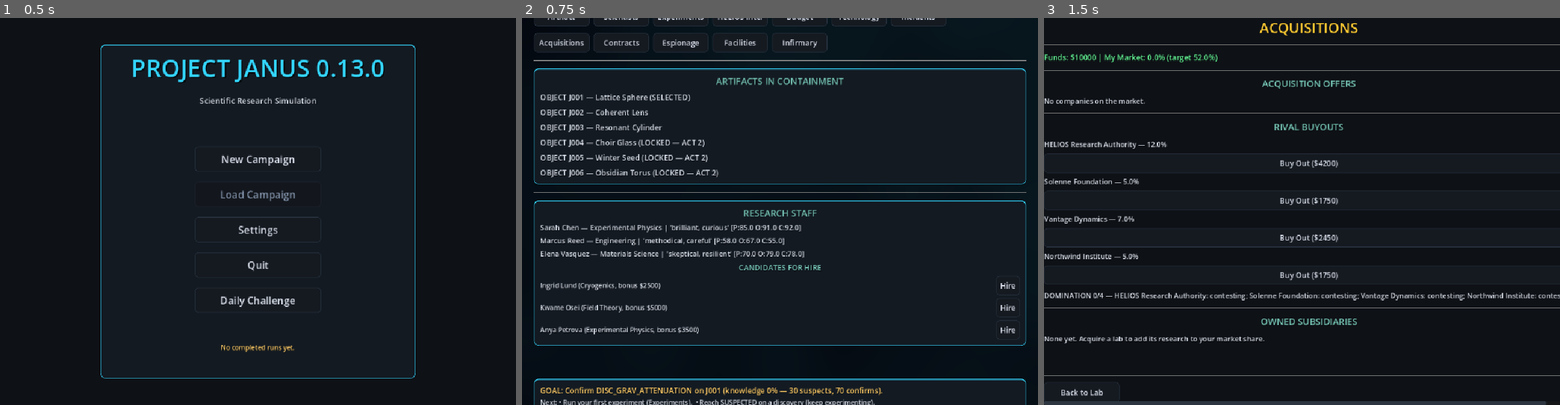
Above: before the commit, frames 1-3 (left to right).
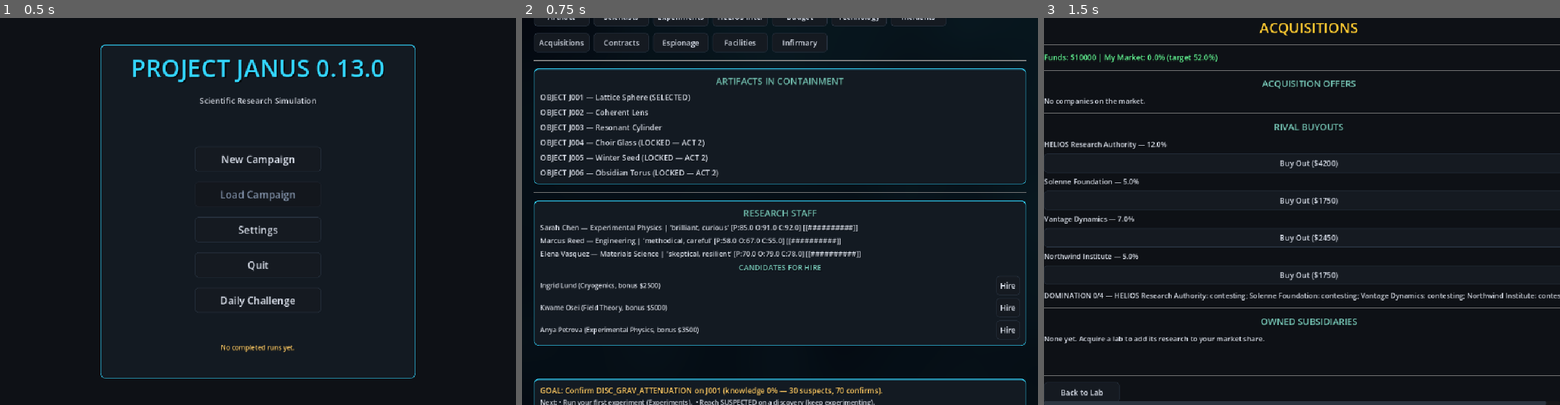
Above: after the commit, the same moments.

Repository: lutecian/project-janus
Game: Godot game, scene res://scenes/main/main_menu.tscn
The game is run twice, just before and just after one commit, with the same random seed, the same clock (stepped at 60 frames per second) and the same inputs.
Inputs:
- Up to frame 1 (0.5 s): no input
- Up to frame 2 (0.75 s): click "Daily Challenge" at 0.5 s
- Up to frame 3 (1.5 s): click "Acquisitions" at 1.25 s

Frame 1 is identical in both runs. In frame 2, 0.3% of the frame differs, in the area x 51-66%, y 53-62%; in frame 3, nothing differs.

Commit message:
JANUS 0.14 visual lab + gore visuals + art brief
- Clickable facility floorplan (owned/available/classified states, click-to-buy)
- Red alert vignette on crises/heat/death, HP bars, incident alarm button
- ART_BRIEF.md: locked prompts for key art, portraits, places, icons
- Tests: MAP_OK; all 26 suites green, zero errors

Diff:
--- a/scenes/facilities/facilities.gd
+++ b/scenes/facilities/facilities.gd
@@ -1,12 +1,14 @@
 extends Control
 
 @onready var funds_label: Label = $ScrollContainer/VBox/funds_label
+@onready var facility_map: Control = $ScrollContainer/VBox/facility_map
 @onready var facilities_container: VBoxContainer = $ScrollContainer/VBox/facilities_container
 @onready var status_label: Label = $ScrollContainer/VBox/status_label
 @onready var btn_back: Button = $ScrollContainer/VBox/ButtonRow/btn_back
 
 func _ready():
 	btn_back.pressed.connect(_on_back)
+	facility_map.room_clicked.connect(_on_buy)
 	_refresh()
 
 func _refresh():
@@ -15,9 +17,10 @@
 		int(GameState.get_security()),
 		int(GameState.military_ties)
 	]
+	var data: Dictionary = GameState._load_json("res://data/facilities/facilities.json")
+	facility_map.set_facilities(data.get("facilities", []), GameState.facilities_owned)
 	for child in facilities_container.get_children():
 		child.queue_free()
-	var data: Dictionary = GameState._load_json("res://data/facilities/facilities.json")
 	for fdef in data.get("facilities", []):
 		var fd: Dictionary = fdef as Dictionary
 		var fid: String = fd.get("id", "")
--- a/scenes/facilities/facilities.tscn
+++ b/scenes/facilities/facilities.tscn
@@ -1,6 +1,7 @@
-[gd_scene load_steps=2 format=3 uid="uid://fac00001"]
+[gd_scene load_steps=3 format=3 uid="uid://fac00001"]
 
 [ext_resource type="Script" path="res://scenes/facilities/facilities.gd" id="1_script"]
+[ext_resource type="Script" path="res://scenes/facilities/facility_map.gd" id="2_map"]
 
 [node name="Facilities" type="Control"]
 layout_mode = 3
@@ -44,6 +45,20 @@
 [node name="Sep2" type="HSeparator" parent="ScrollContainer/VBox"]
 layout_mode = 2
 
+[node name="map_header" type="Label" parent="ScrollContainer/VBox"]
+layout_mode = 2
+theme_override_font_sizes/font_size = 18
+theme_override_colors/font_color = Color(0.46, 0.77, 0.71, 1)
+text = "FACILITY MAP — CLICK A ROOM TO BUILD"
+horizontal_alignment = 1
+
+[node name="facility_map" type="Control" parent="ScrollContainer/VBox"]
+layout_mode = 2
+script = ExtResource("2_map")
+
+[node name="SepMap" type="HSeparator" parent="ScrollContainer/VBox"]
+layout_mode = 2
+
 [node name="facilities_container" type="VBoxContainer" parent="ScrollContainer/VBox"]
 layout_mode = 2
 theme_override_constants/separation = 8
--- /dev/null
+++ b/scenes/facilities/facility_map.gd
@@ -0,0 +1,112 @@
+extends Control
+
+# Visual lab floorplan: rooms light up as facilities are built.
+# Prize rooms show as CLASSIFIED until earned. Click a room to buy it.
+signal room_clicked(facility_id: String)
+
+const COLS := 4
+const CELL := Vector2(190, 120)
+const PAD := Vector2(10, 10)
+
+const ROOM_COLORS := {
+	"FAC_LAB": Color(0.2, 0.84, 1.0),
+	"FAC_SHIELD": Color(0.4, 0.6, 1.0),
+	"FAC_DESK": Color(0.4, 1.0, 0.6),
+	"FAC_INTEL": Color(0.7, 0.5, 1.0),
+	"FAC_SCANNER": Color(0.3, 0.9, 0.9),
+	"FAC_GARRISON": Color(1.0, 0.6, 0.2),
+}
+
+var _defs: Array = []
+var _owned: Array = []
+var _rects: Dictionary = {}
+var _pulse := 0.0
+
+func set_facilities(defs: Array, owned: Array):
+	_defs = defs
+	_owned = owned
+	_layout()
+	queue_redraw()
+
+func _layout():
+	_rects.clear()
+	for i in range(_defs.size()):
+		var col: int = i % COLS
+		var row: int = i / COLS
+		var pos := Vector2(PAD.x + col * (CELL.x + PAD.x), PAD.y + row * (CELL.y + PAD.y))
+		_rects[(_defs[i] as Dictionary).get("id", "")] = Rect2(pos, CELL)
+	var rows: int = (_defs.size() + COLS - 1) / COLS
+	custom_minimum_size = Vector2(COLS * (CELL.x + PAD.x) + PAD.x, rows * (CELL.y + PAD.y) + PAD.y)
+
+func room_for(facility_id: String) -> Rect2:
+	return _rects.get(facility_id, Rect2())
+
+func _process(delta):
+	_pulse += delta
+	queue_redraw()
+
+func _room_state(fid: String, is_prize: bool) -> String:
+	if fid in _owned:
+		return "owned"
+	if is_prize:
+		return "classified"
+	return "available"
+
+func _draw():
+	var font: Font = ThemeDB.fallback_font
+	# Corridors first (behind rooms).
+	var centers: Array = []
+	for fid in _rects:
+		centers.append(_rects[fid].get_center())
+	for i in range(1, centers.size()):
+		draw_line(centers[i - 1], centers[i], Color(1, 1, 1, 0.07), 6.0)
+	var glow: float = 0.5 + 0.5 * sin(_pulse * 2.0)
+	for i in range(_defs.size()):
+		var fd: Dictionary = _defs[i]
+		var fid: String = fd.get("id", "")
+		var rect: Rect2 = _rects.get(fid, Rect2())
+		var is_prize: bool = bool(fd.get("prize", false))
+		var state: String = _room_state(fid, is_prize)
+		var base: Color = ROOM_COLORS.get(fid, Color(1.0, 0.8, 0.2))
+		if state == "owned":
+			draw_rect(rect, Color(base.r * 0.16, base.g * 0.16, base.b * 0.16, 1.0))
+			draw_rect(rect, base, false, 2.0)
+			draw_rect(Rect2(rect.position, Vector2(rect.size.x, 5)), base)
+		elif state == "classified":
+			draw_rect(rect, Color(0.02, 0.02, 0.03, 1.0))
+			draw_rect(rect, Color(0.4, 0.1, 0.1, 0.6 + 0.4 * glow), false, 2.0)
+		else:
+			draw_rect(rect, Color(0.05, 0.07, 0.1, 1.0))
+			draw_rect(rect, Color(base.r, base.g, base.b, 0.35), false, 1.0)
+		var label := ""
+		var sub := ""
+		if state == "owned":
+			label = fd.get("name", "?")
+			sub = "ONLINE"
+		elif state == "classified":
+			label = "???"
+			sub = "CLASSIFIED"
+		else:
+			label = fd.get("name", "?")
+			sub = "$%d" % GameState.facility_price(fid)
+		draw_string(font, rect.position + Vector2(8, 26), label.left(22), HORIZONTAL_ALIGNMENT_LEFT, rect.size.x - 16, 14, Color(0.9, 0.92, 0.95))
+		var subcol := Color(0.5, 1, 0.6) if state == "owned" else Color(0.55, 0.6, 0.65)
+		if state == "classified":
+			subcol = Color(1.0, 0.4 + 0.3 * glow, 0.4)
+		draw_string(font, rect.position + Vector2(8, 46), sub, HORIZONTAL_ALIGNMENT_LEFT, rect.size.x - 16, 12, subcol)
+		var glyph := "▣"
+		if is_prize:
+			glyph = "⬣"
+		elif state == "available":
+			glyph = "▢"
+		draw_string(font, rect.position + Vector2(8, rect.size.y - 12), glyph, HORIZONTAL_ALIGNMENT_LEFT, 40, 28, Color(base.r, base.g, base.b, 0.8))
+
+func _gui_input(event):
+	if event is InputEventMouseButton:
+		var mb: InputEventMouseButton = event as InputEventMouseButton
+		if mb.button_index == MOUSE_BUTTON_LEFT and mb.pressed:
+			for fid in _rects:
+				if (_rects[fid] as Rect2).has_point(mb.position):
+					room_clicked.emit(fid)
+					accept_event()
+					return
--- a/scenes/infirmary/infirmary.gd
+++ b/scenes/infirmary/infirmary.gd
@@ -21,10 +21,15 @@
 		var row := HBoxContainer.new()
 		row.add_theme_constant_override("separation", 8)
 		var line := Label.new()
-		line.text = "%s %s — %s | HP %d | Stress %d" % [
+		var hp2: int = int(sd.get("health", 100))
+		var bar := "["
+		for i in range(10):
+			bar += "#" if i < hp2 / 10 else "-"
+		bar += "]"
+		line.text = "%s %s — %s | %s %d | Stress %d" % [
 			sd.get("first_name", "?"), sd.get("last_name", "?"),
 			sd.get("status", "ACTIVE"),
-			int(sd.get("health", 100)), int(sd.get("stress", 0))
+			bar, hp2, int(sd.get("stress", 0))
 		]
 		line.add_theme_font_size_override("font_size", 14)
 		line.size_flags_horizontal = Control.SIZE_EXPAND_FILL
--- a/scenes/laboratory/laboratory.gd
+++ b/scenes/laboratory/laboratory.gd
@@ -30,6 +30,8 @@
 @onready var memorial_text: Label = $MemorialOverlay/MemorialVBox/memorial_text
 @onready var btn_memorial_continue: Button = $MemorialOverlay/MemorialVBox/btn_memorial_continue
 @onready var bg_rect: ColorRect = $BgRect
+@onready var alert_rect: ColorRect = $AlertRect
+var _alert_pulse := 0.0
 
 func _apply_bg():
 	var shader := load("res://assets/shaders/lab_bg.gdshader") as Shader
@@ -64,9 +66,15 @@
 	_refresh_ui()
 	_maybe_memorial()
 
-func _process(_delta):
+func _process(delta):
 	var dread: bool = not GameState.active_crises.is_empty() or GameState.esp_risk >= 50.0
 	AudioManager.set_tension(dread)
+	var alert: bool = dread or not GameState.pending_memorial.is_empty()
+	alert_rect.visible = alert
+	if alert:
+		_alert_pulse += delta
+		var a: float = 0.12 + 0.13 * (0.5 + 0.5 * sin(_alert_pulse * 3.0))
+		alert_rect.color = Color(0.5, 0.02, 0.03, a)
 
 func _maybe_memorial():
 	if GameState.pending_memorial.is_empty():
@@ -120,6 +128,12 @@
 	_populate_artifacts()
 	_populate_scientists()
 	_populate_candidates()
+	if GameState.active_crises.is_empty():
+		btn_incidents.text = "Incidents"
+		btn_incidents.remove_theme_color_override("font_color")
+	else:
+		btn_incidents.text = "Incidents (%d!)" % GameState.active_crises.size()
+		btn_incidents.add_theme_color_override("font_color", Color(1.0, 0.3, 0.3))
 	goal_label.text = "GOAL: " + GameState.get_current_goal()
 	var pending: Array = GameState.check_tutorial()
 	if pending.is_empty():
@@ -165,12 +179,20 @@
 		var label := Label.new()
 		var skills: Dictionary = sci.get("skills", {})
 		var condition := ""
+		var hp: int = int(sci.get("health", 100))
+		var filled: int = hp / 10
+		var hpbar := "["
+		for i in range(10):
+			hpbar += "#" if i < filled else "-"
+		hpbar += "]"
 		if sci.get("status", "ACTIVE") == "DECEASED":
 			condition = " [DECEASED]"
 		elif sci.get("status", "ACTIVE") == "DEFECTED":
 			condition = " [DEFECTED]"
 		elif sci.get("status", "ACTIVE") == "INJURED":
-			condition = " [INJURED, HP %d]" % int(sci.get("health", 0))
+			condition = " [INJURED %s %d]" % [hpbar, hp]
+		else:
+			condition = " [%s]" % hpbar
 		label.text = "%s %s — %s | '%s' [P:%s O:%s C:%s]%s" % [
 			sci.get("first_name", "?"),
 			sci.get("last_name", "?"),
--- a/scenes/laboratory/laboratory.tscn
+++ b/scenes/laboratory/laboratory.tscn
@@ -22,6 +22,17 @@
 grow_horizontal = 2
 grow_vertical = 2
 color = Color(0.015, 0.03, 0.06, 1)
+
+[node name="AlertRect" type="ColorRect" parent="."]
+visible = false
+layout_mode = 1
+anchors_preset = 15
+anchor_right = 1.0
+anchor_bottom = 1.0
+grow_horizontal = 2
+grow_vertical = 2
+mouse_filter = 2
+color = Color(0.5, 0.02, 0.03, 0.25)
 
 [node name="MarginContainer" type="MarginContainer" parent="."]
 layout_mode = 1
--- a/tests/scene_test_runner.gd
+++ b/tests/scene_test_runner.gd
@@ -171,6 +171,7 @@
 		_test_recovery()
 		_test_tutorial()
 		_test_med()
+		_test_map()
 		_test_pacing()
 		get_tree().quit()
 		return
@@ -2172,6 +2173,48 @@
 	else:
 		print("%d MED FAILURES" % failures)
 
+func _test_map():
+	var failures: int = 0
+	var map_script := load("res://scenes/facilities/facility_map.gd")
+	var fmap: Control = map_script.new()
+	var defs: Array = [
+		{"id": "FAC_LAB", "name": "Lab", "cost": 4000},
+		{"id": "FAC_SHIELD", "name": "Shield", "cost": 3500},
+		{"id": "FAC_PRIZE_HEL", "name": "Prize", "cost": 0, "prize": true}
+	]
+	add_child(fmap)
+	fmap.set_facilities(defs, ["FAC_LAB"])
+	if fmap.room_for("FAC_LAB") == Rect2():
+		push_error("map: owned room should have a rect")
+		failures += 1
+	if fmap.room_for("NOPE") != Rect2():
+		push_error("map: unknown room should be empty rect")
+		failures += 1
+	var seen: Array = []
+	for d in defs:
+		var r: Rect2 = fmap.room_for((d as Dictionary).get("id", ""))
+		for other in seen:
+			if r.intersects(other as Rect2):
+				push_error("map: rooms must not overlap")
+				failures += 1
+		seen.append(r)
+	if fmap._room_state("FAC_LAB", false) != "owned":
+		push_error("map: owned state wrong")
+		failures += 1
+	if fmap._room_state("FAC_SHIELD", false) != "available":
+		push_error("map: available state wrong")
+		failures += 1
+	if fmap._room_state("FAC_PRIZE_HEL", true) != "classified":
+		push_error("map: prize state wrong")
+		failures += 1
+	remove_child(fmap)
+	fmap.free()
+
+	if failures == 0:
+		print("MAP_OK")
+	else:
+		print("%d MAP FAILURES" % failures)
+
 func _test_pacing():
 	var failures: int = 0
 	var exps: Array = GameState.load_experiment_definitions()
Not shown, added: ART_BRIEF.md
Not shown, changed: CHANGELOG.md
